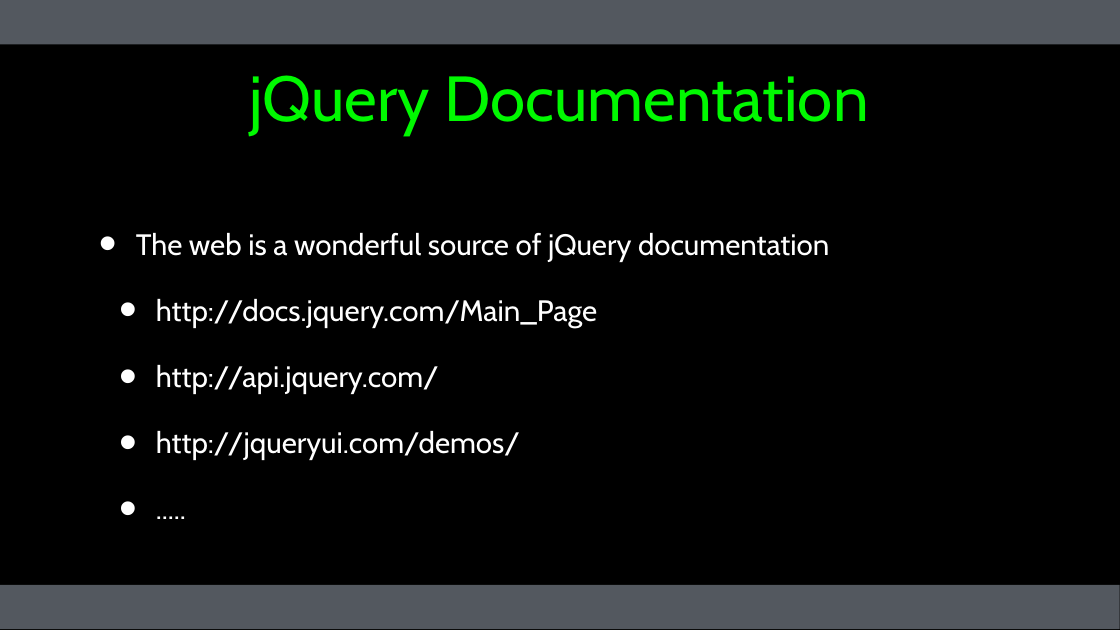
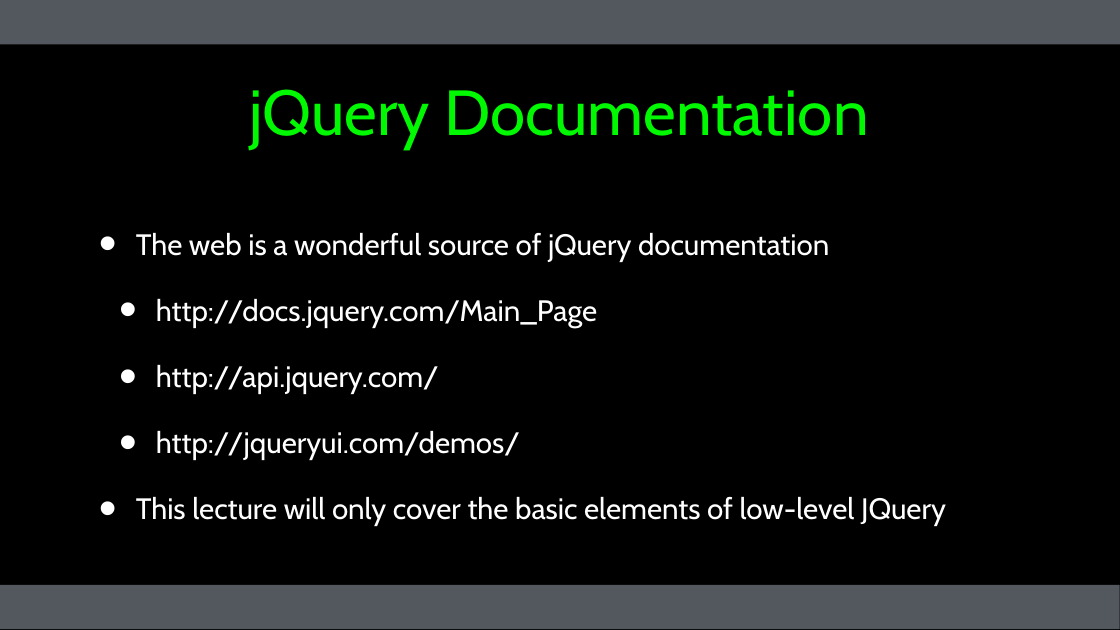
Before and after one commit to csev/wa4e, a slide deck: slide 4 of lectures/JS-03-JQuery.ppt. Drawn at 1120x630 pixels with LibreOffice and Linux fonts; fonts in the diff are those of the drawing. Boxes give left, top, right and bottom in pixels: in the first picture for what was removed or moved away, otherwise in the second. Text is boxed around its words. In the diff, an @@ line names an element or a change of style, - is before the commit and + after.

```diff
--- a/lectures/JS-03-JQuery.ppt
+++ b/lectures/JS-03-JQuery.ppt
@@ title "jQuery Documentation": place and size @@
-title "jQuery Documentation" at box(250, 75, 868, 135)
+title "jQuery Documentation" at box(250, 89, 868, 149)
@@ text at box(136, 497, 946, 526): text changed @@
-  • .....
+• This lecture will only cover the basic elements of low-level JQuery
```
Also in this commit, not shown: 3 slides added, 1 other file.
